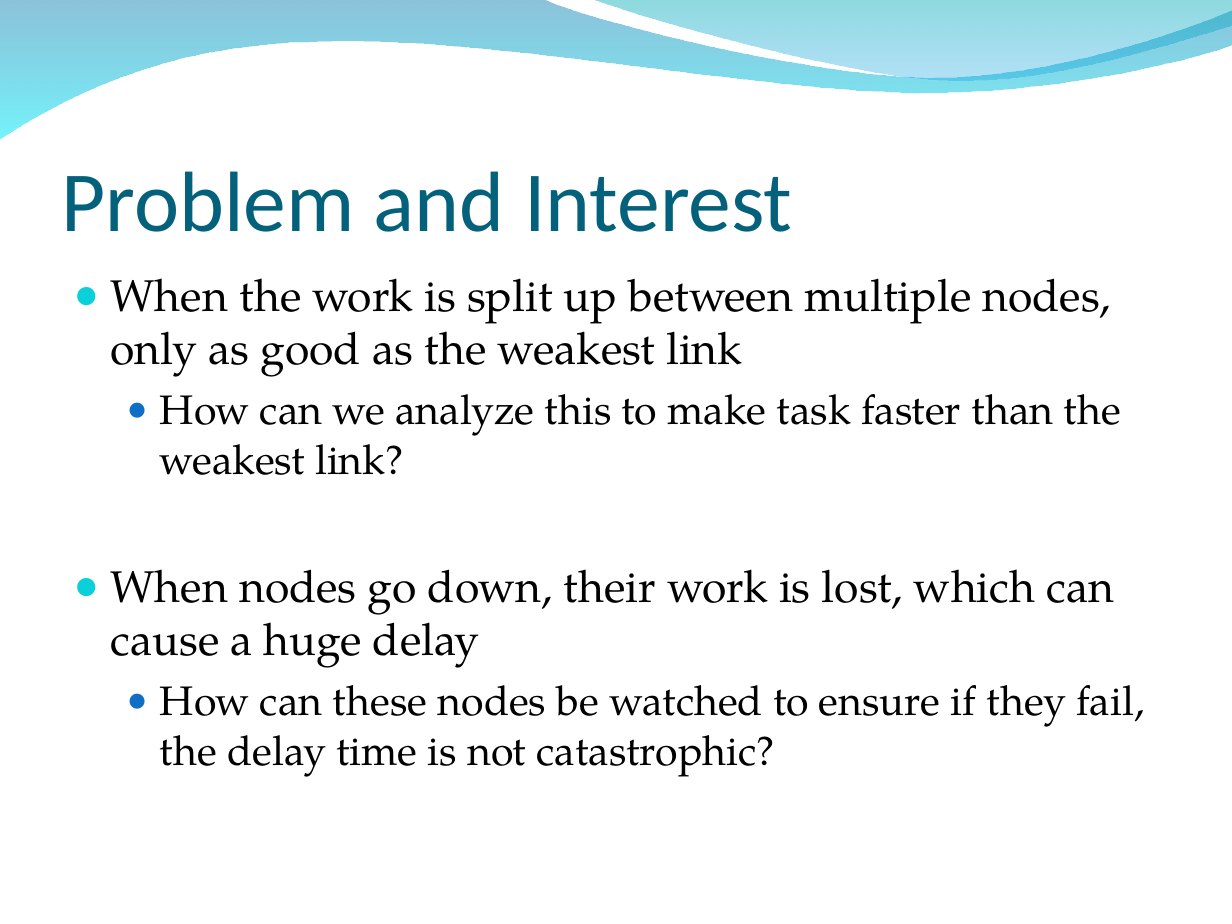
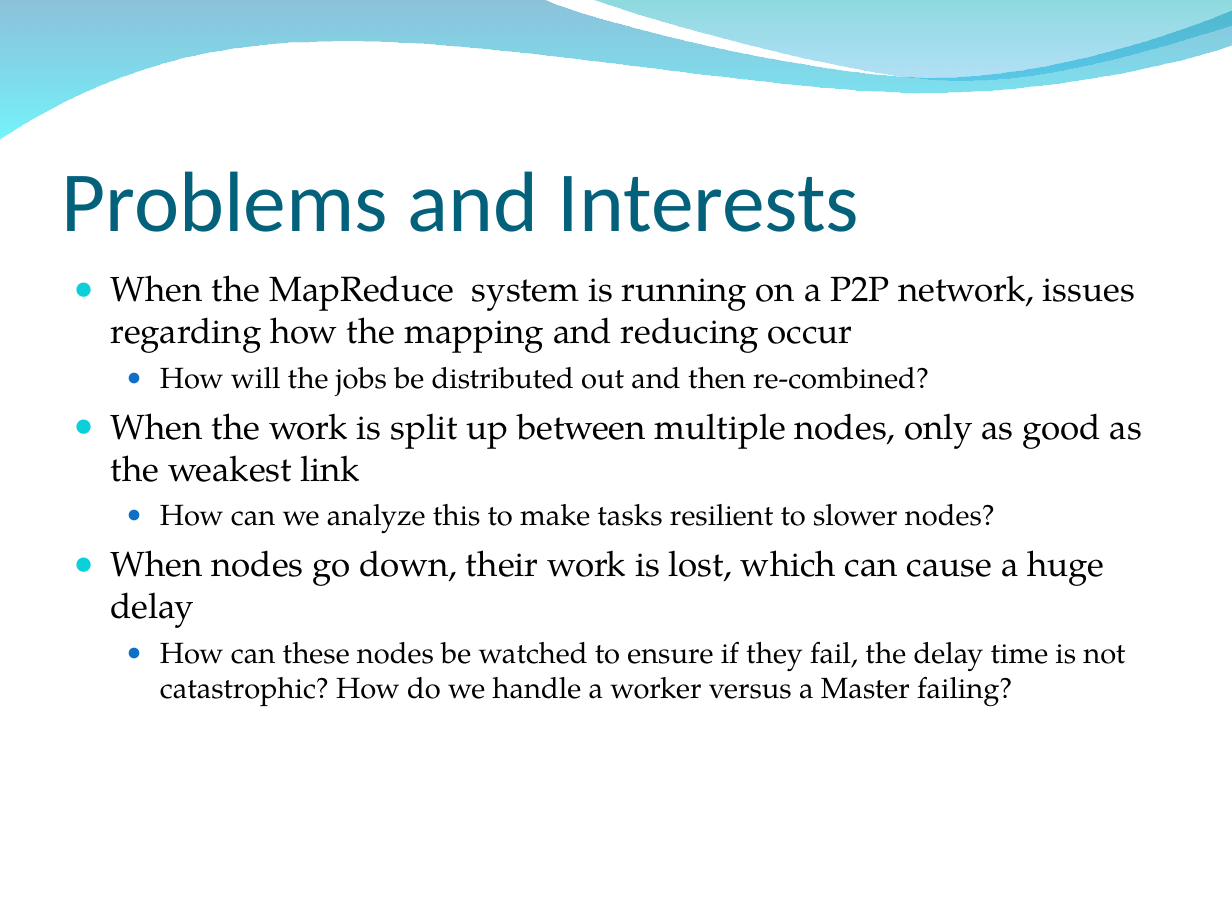
Before and after one commit to osecki/cs647, a slide deck: slide 3 of Documentation/Presentation.ppt. Drawn at 1232x924 pixels with LibreOffice and Linux fonts; fonts in the diff are those of the drawing; background and template pictures are left out. Boxes give left, top, right and bottom in pixels: in the first picture for what was removed or moved away, otherwise in the second. Text is boxed around its words. In the diff, an @@ line names an element or a change of style, - is before the commit and + after.

```diff
--- a/Documentation/Presentation.ppt
+++ b/Documentation/Presentation.ppt
@@ title at <box>62,171,860,232</box>: text changed @@
-Problem and Interest
+Problems and Interests
@@ text at <box>110,275,1135,396</box>: paragraphs added @@
+● When the MapReduce system is running on a P2P network, issues regarding how the mapping and reducing occur
+  ● How will the jobs be distributed out and then re-combined?
@@ text at <box>110,413,1142,628</box>: size 26 to 20.4 pt in "When the work is split up between ...", "When nodes go down, their work is ..." @@
@@ text at <box>160,504,995,534</box>: text changed; size 24 to 17 pt @@
-  ● How can we analyze this to make task faster than the weakest link?
+  ● How can we analyze this to make tasks resilient to slower nodes?
@@ text at <box>160,641,1125,707</box>: text changed; size 24 to 17 pt @@
-  ● How can these nodes be watched to ensure if they fail, the delay time is not catastrophic?
+  ● How can these nodes be watched to ensure if they fail, the delay time is not catastrophic? How do we handle a worker versus a Master failing?
```
Also in this commit, not shown: 5 other slides changed, 2 other files.
